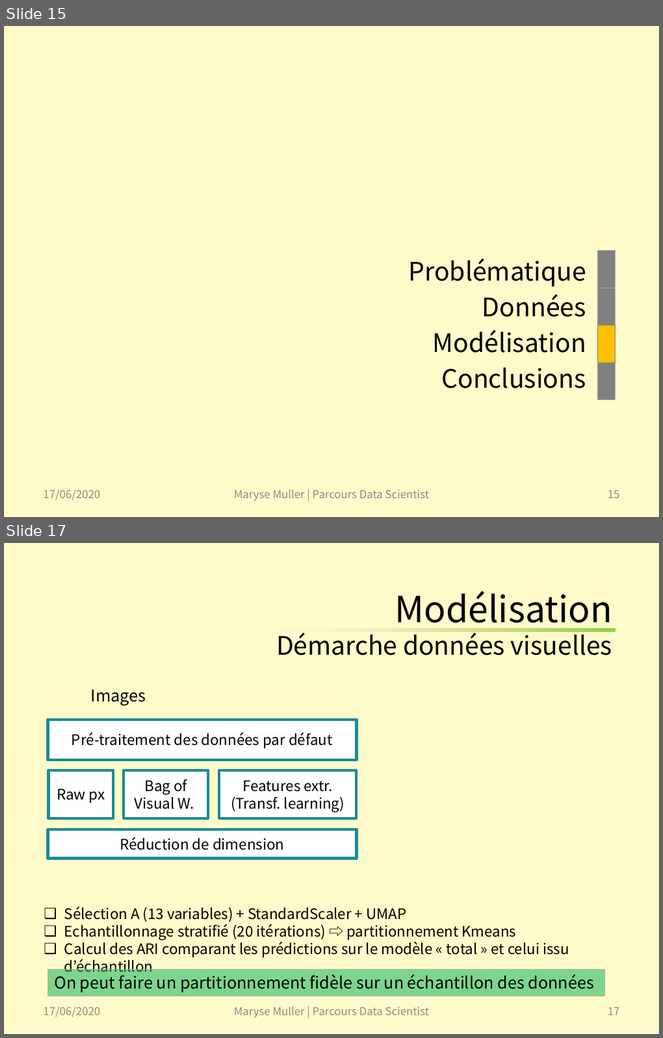
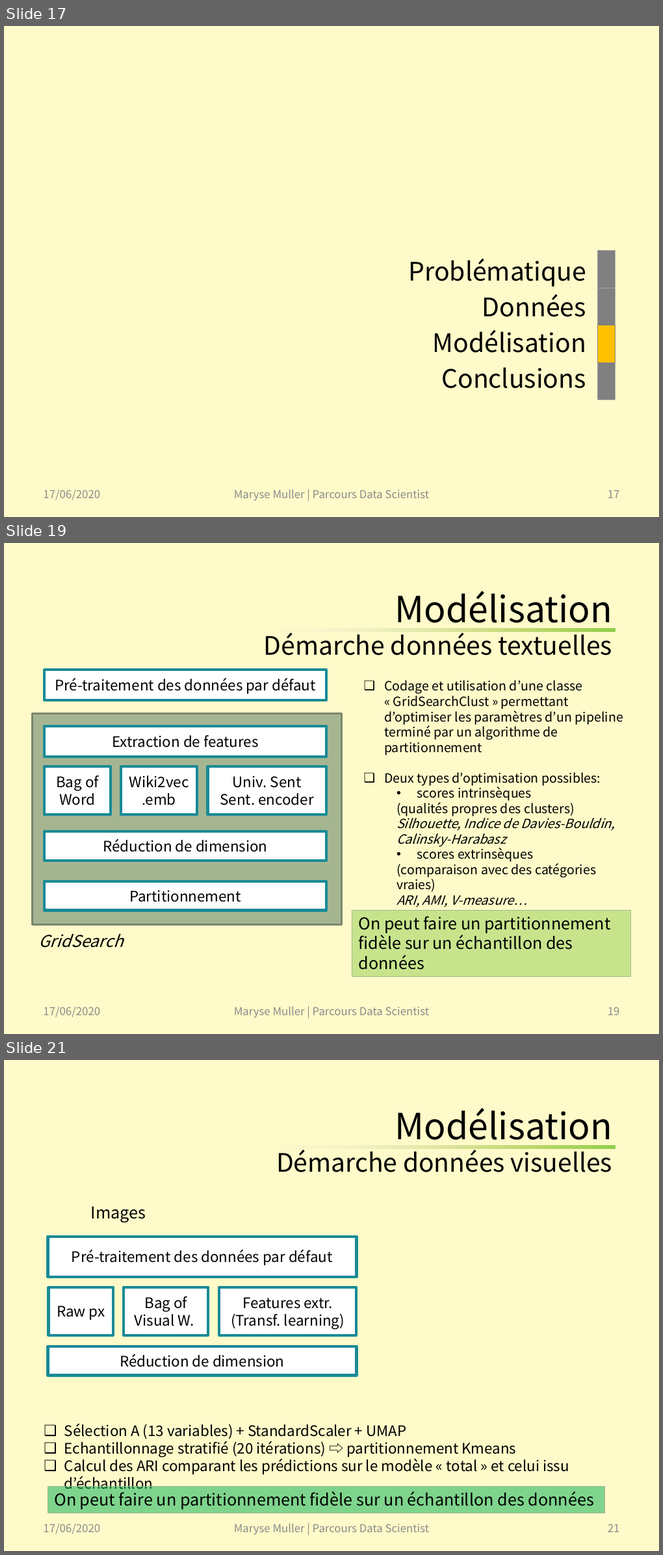
Before and after one commit to SmellyArmure/OC_DS_Project6, a slide deck: PRESENTATION/Projet6.pptx. Shown one above the other, each under a label of ours: slides 15 and 17 before the commit, slides 17, 19 and 21 after it; the slides between them are not shown. The pictures are 663x1038 and 663x1555 pixels, drawn with LibreOffice and Linux fonts; fonts in the diff are those of the drawing. Boxes give left, top, right and bottom in pixels: in the first picture for what was removed or moved away, otherwise in the second. Text is boxed around its words. In the diff, an @@ line names an element or a change of style, - is before the commit and + after.

```diff
--- a/PRESENTATION/Projet6.pptx
+++ b/PRESENTATION/Projet6.pptx
@@ slide 19 added at bbox=[4, 543, 659, 1034], background #FEFAC9 @@
@@ title added at bbox=[264, 591, 613, 655], 27.9 pt, text #000000 @@
+Modélisation
+Démarche données textuelles
@@ rectangle added at bbox=[278, 629, 615, 632], fill gradient #FFC000 to #EEF2EA @@
@@ rectangle added at bbox=[278, 629, 615, 632], fill gradient #92D050 to #EEF2EA @@
@@ rectangle added at bbox=[44, 670, 327, 700], fill #FFFFFF, outline #198B97 3 pt, 16 pt, text #000000 @@
+Pré-traitement des données par défaut
@@ text added at bbox=[384, 680, 623, 908], 14 pt, text #000000 @@
+❑ Codage et utilisation d’une classe « GridSearchClust » permettant d’optimiser les paramètres d’un pipeline terminé par un algorithme de partitionnement
+❑ Deux types d’optimisation possibles:
+  • scores intrinsèques
+  (qualités propres des clusters)
+  Silhouette, Indice de Davies-Bouldin, Calinsky-Harabasz
+  • scores extrinsèques
+  (comparaison avec des catégories vraies)
+  ARI, AMI, V-measure…
@@ rectangle added at bbox=[32, 713, 341, 925], fill #A5B592, outline #7A866C 2 pt @@
@@ rectangle added at bbox=[44, 726, 327, 757], fill #FFFFFF, outline #198B97 3 pt, 16 pt, text #000000 @@
+Extraction de features
@@ rectangle added at bbox=[44, 767, 111, 814], fill #FFFFFF, outline #198B97 3 pt, 16 pt, text #000000 @@
+Bag of Word
@@ rectangle added at bbox=[120, 767, 196, 814], fill #FFFFFF, outline #198B97 3 pt, 16 pt, text #000000 @@
+Wiki2vec emb.
@@ rectangle added at bbox=[207, 767, 326, 814], fill #FFFFFF, outline #198B97 3 pt, 16 pt, text #000000 @@
+Univ. Sent Sent. encoder
@@ rectangle added at bbox=[44, 832, 327, 861], fill #FFFFFF, outline #198B97 3 pt, 16 pt, text #000000 @@
+Réduction de dimension
@@ rectangle added at bbox=[44, 882, 327, 910], fill #FFFFFF, outline #198B97 3 pt, 16 pt, text #000000 @@
+Partitionnement
@@ rectangle added at bbox=[352, 910, 631, 977], fill #92D050 at 50% opacity, outline #A5B592 0.5 pt, 18 pt, text #000000 @@
+On peut faire un partitionnement fidèle sur un échantillon des données
@@ text added at bbox=[38, 934, 123, 948], 18 pt, text #000000, italic @@
+GridSearch
@@ text added at bbox=[43, 1007, 100, 1017], 12 pt, text #8C8C8C @@
+17/06/2020
@@ text added at bbox=[234, 1006, 429, 1018], 12 pt, text #8C8C8C @@
+Maryse Muller | Parcours Data Scientist
@@ page number added at bbox=[608, 1007, 620, 1016], 12 pt, text #8C8C8C @@
+19
@@ what was slide 15 is now slide 17 @@
@@ page number at bbox=[608, 491, 620, 499]: text changed @@
-15
+17
@@ what was slide 17 is now slide 21 @@
@@ page number at bbox=[608, 1524, 620, 1533]: text changed @@
-17
+21
```
Also in this commit, not shown: 13 slides changed, 9 other slides added, 1 slide removed, 12 other files.
